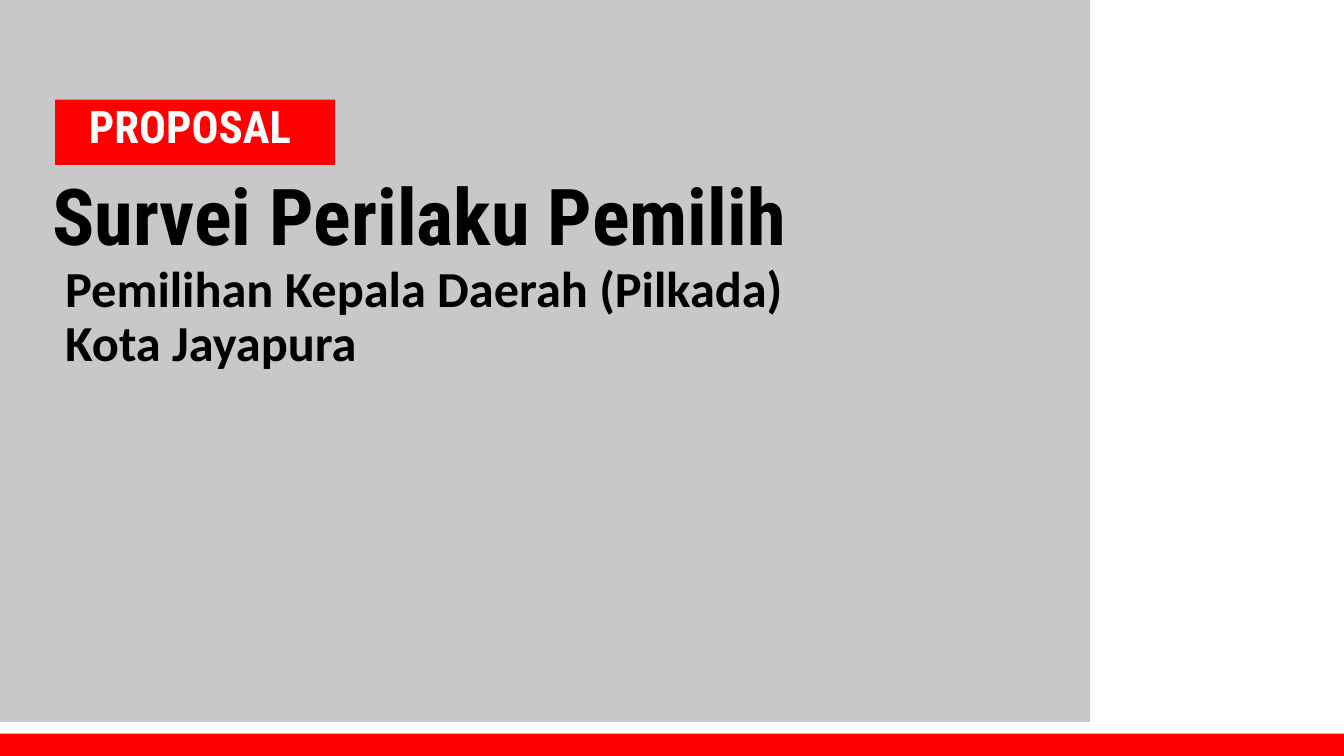
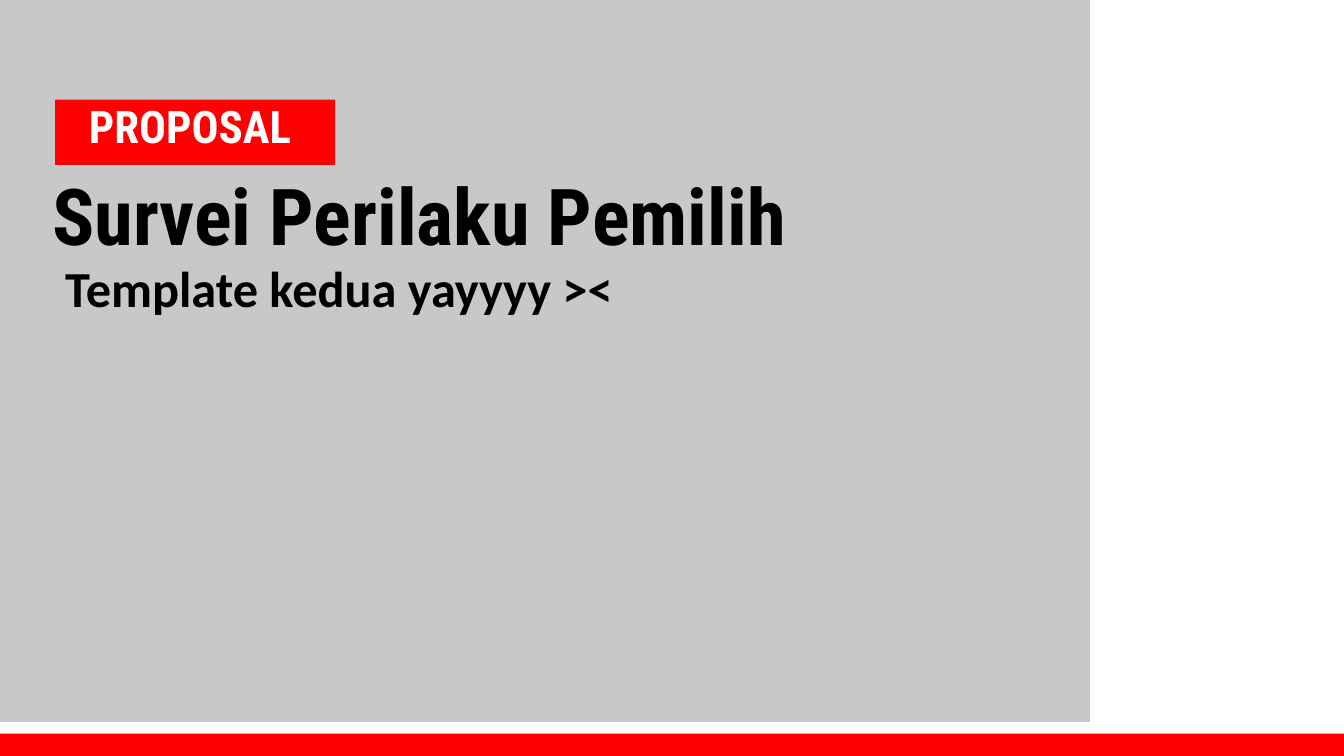
Before and after one commit to kaylizadhi/siap-be, a slide deck: slide 1 of dokumen_pendukung/templates/templateProposal.ppt. Drawn at 1344x756 pixels with LibreOffice and Linux fonts; fonts in the diff are those of the drawing; background and template pictures are left out. Boxes give left, top, right and bottom in pixels: in the first picture for what was removed or moved away, otherwise in the second. Text is boxed around its words. In the diff, an @@ line names an element or a change of style, - is before the commit and + after.

```diff
--- a/dokumen_pendukung/templates/templateProposal.ppt
+++ b/dokumen_pendukung/templates/templateProposal.ppt
@@ title at <box>65,271,551,315</box>: text changed @@
-Pemilihan Kepala Daerah (Pilkada)
-Kota Jayapura
+Template kedua yayyyy ><
```
Also in this commit, not shown: 9 other files.
